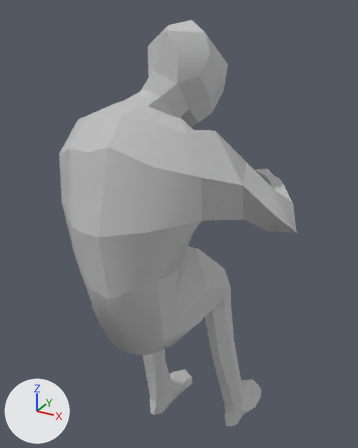
What one commit did to the FBX model Character/animationComponents/bossOfficeAnimation.fbx.
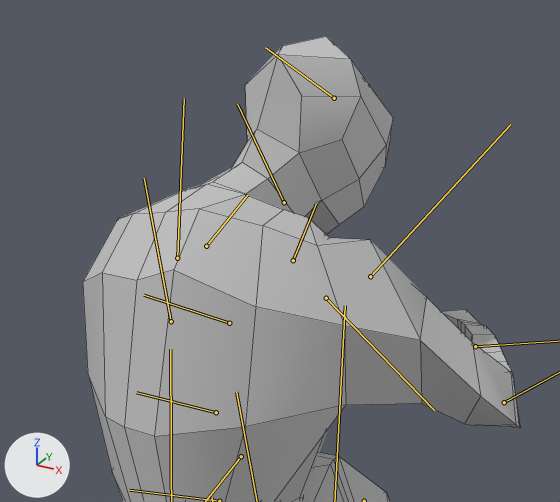
Old and new are each drawn whole from a 50 mm camera at (0.667, -1.783, 0.737) aimed at (-0.012, -0.548, 0.119) and again close up on the part from 4% to 89% of the width and 0% to 61% of the height. Arrows for +X, +Y and +Z are at lower left; the lights stay in place. Both versions are drawn at frame 213 of the action 'Take 001'; the numbers are the values there. The bones that bend it are drawn over the model as lines in the close-ups. The close-ups show mesh edges as thin lines.

Names of what the first close-up shows: 'characterGEO'.
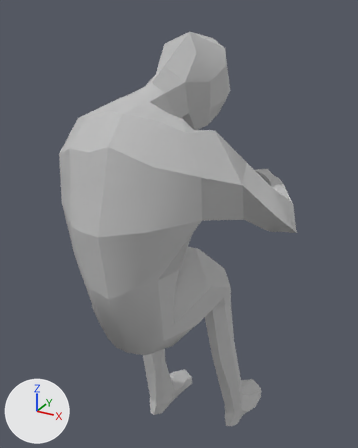
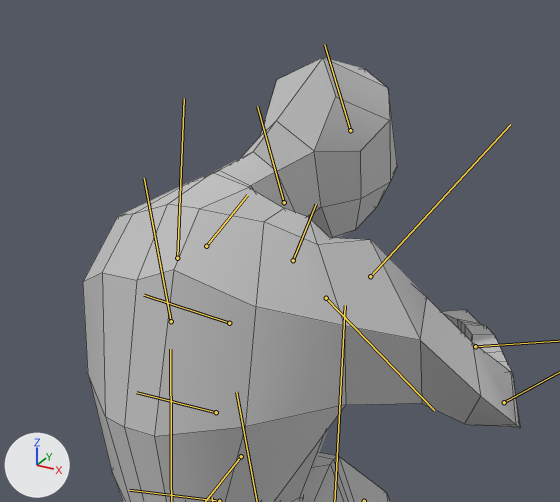
The edits, one by one:
Bone 'Neck_Jnt' (bone_neck_jnt) turns from (-17, -10, 5) to (-7, 13, 8) degrees about its own x, y and z.

Where the change shows, as pixel boxes [x1, y1, x2, y2] in the close-ups (560 x 502 px):
'characterGEO', posed: before [83, 36, 520, 502]; after [83, 57, 520, 502]
bone 'Neck_Jnt', root to tip: before (284, 202) to (237, 104); after (284, 202) to (257, 106)
